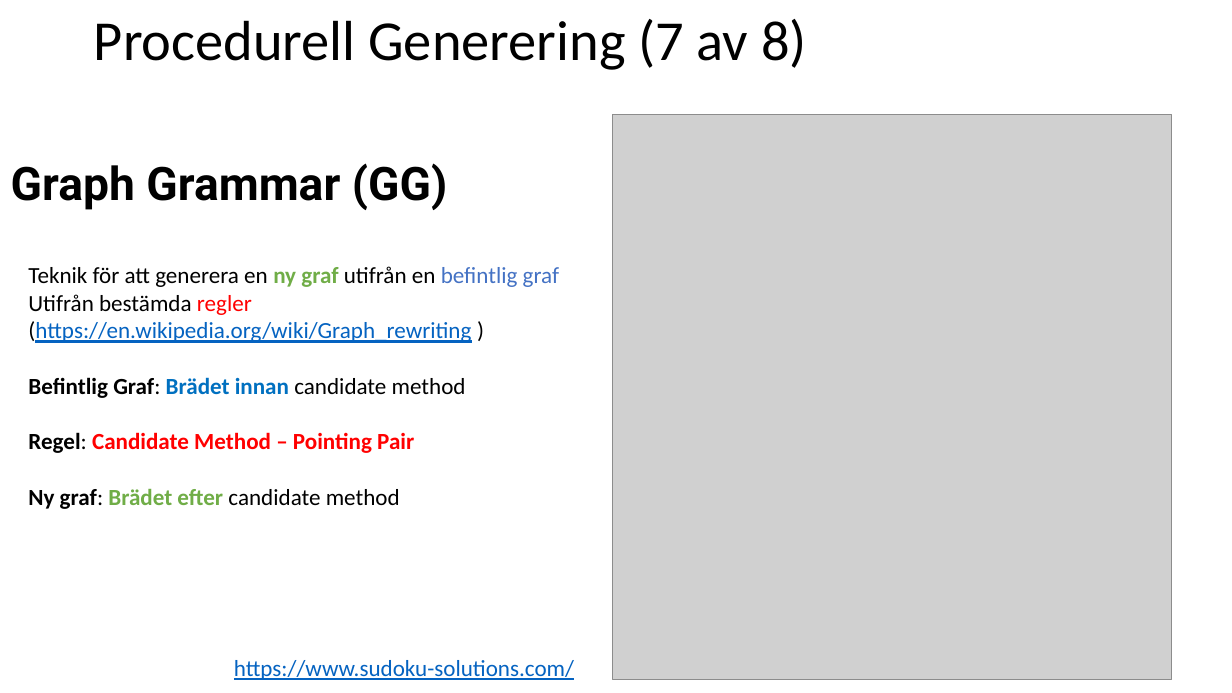
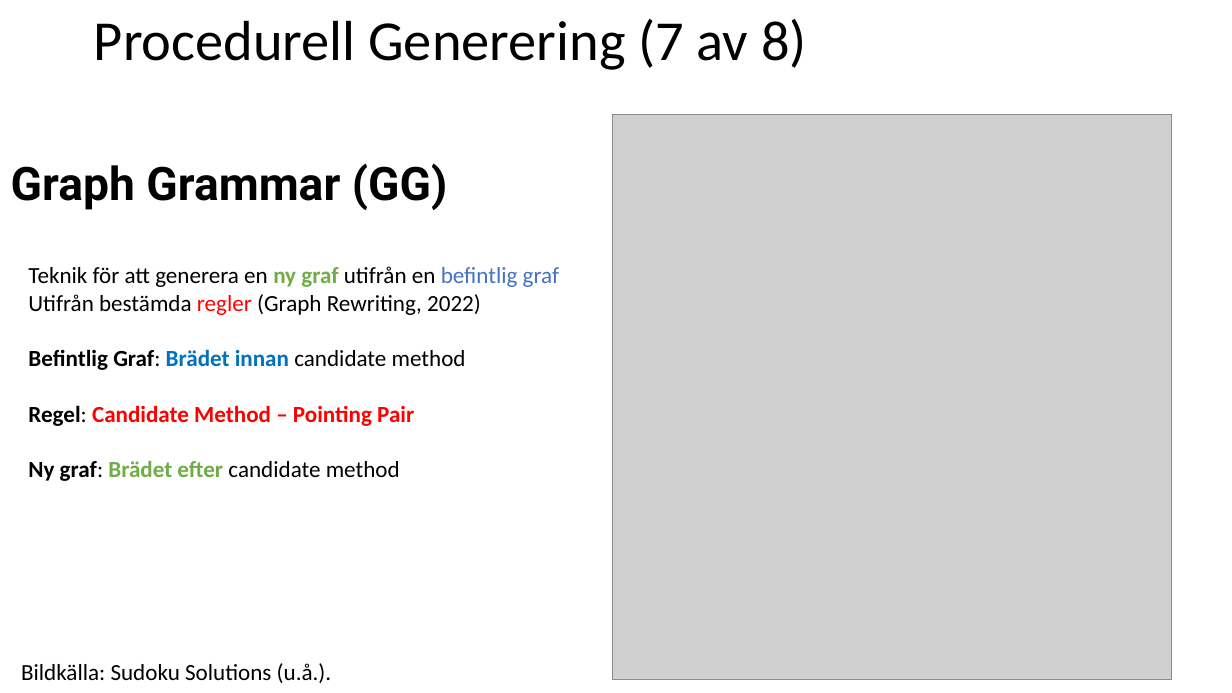
Before and after one commit to pythonpalle/sudoku, a slide deck: slide 10 of Procedurell_Generering_Prototyp.pptx. Drawn at 1232x693 pixels with LibreOffice and Linux fonts; fonts in the diff are those of the drawing; grey boxes stand for pictures. Boxes give left, top, right and bottom in pixels: in the first picture for what was removed or moved away, otherwise in the second. Text is boxed around its words. In the diff, an @@ line names an element or a change of style, - is before the commit and + after.

```diff
--- a/Procedurell_Generering_Prototyp.pptx
+++ b/Procedurell_Generering_Prototyp.pptx
@@ text at [28, 294, 481, 315]: text changed; text colour #0563C1 to #000000 @@
-Utifrån bestämda regler (https://en.wikipedia.org/wiki/Graph_rewriting )
+Utifrån bestämda regler (Graph Rewriting, 2022)
@@ text added at [21, 663, 332, 683], 18 pt, text #000000 @@
+Bildkälla: Sudoku Solutions (u.å.).
@@ text removed at [234, 660, 574, 680] @@
-https://www.sudoku-solutions.com/
```
Also in this commit, not shown: 7 other slides changed, 2 other files.
